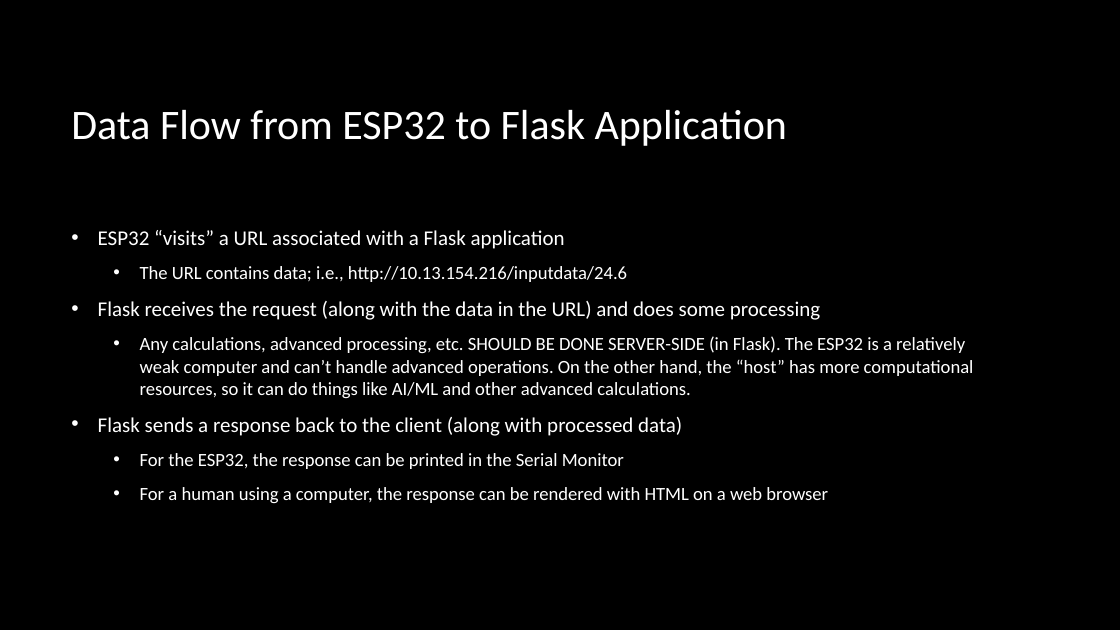
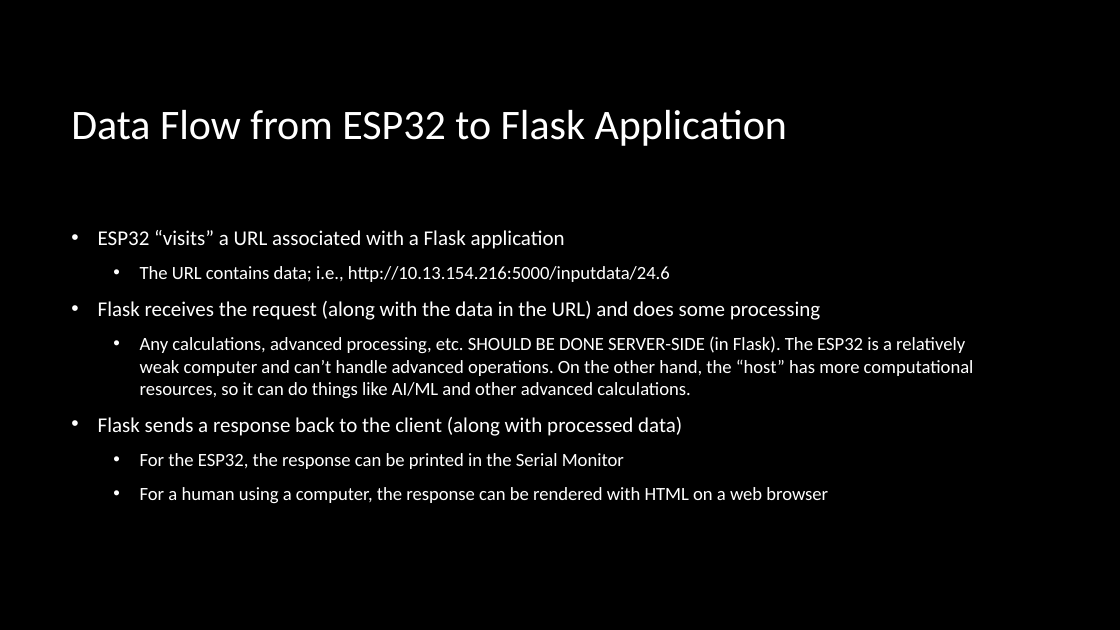
Before and after one commit to uyechi23/FlaskESP32ConceptDemo, a slide deck: slide 2 of FlaskESP32ConceptDemo.pptx (slide 3 before the commit). Drawn at 1120x630 pixels with LibreOffice and Linux fonts; fonts in the diff are those of the drawing; background and template pictures are left out. Boxes give left, top, right and bottom in pixels: in the first picture for what was removed or moved away, otherwise in the second. Text is boxed around its words. In the diff, an @@ line names an element or a change of style, - is before the commit and + after.

```diff
--- a/FlaskESP32ConceptDemo.pptx
+++ b/FlaskESP32ConceptDemo.pptx
@@ text at (140, 266, 670, 282): text changed @@
-  • The URL contains data; i.e., http://10.13.154.216/inputdata/24.6
+  • The URL contains data; i.e., http://10.13.154.216:5000/inputdata/24.6
```
Also in this commit, not shown: 3 other slides changed.
